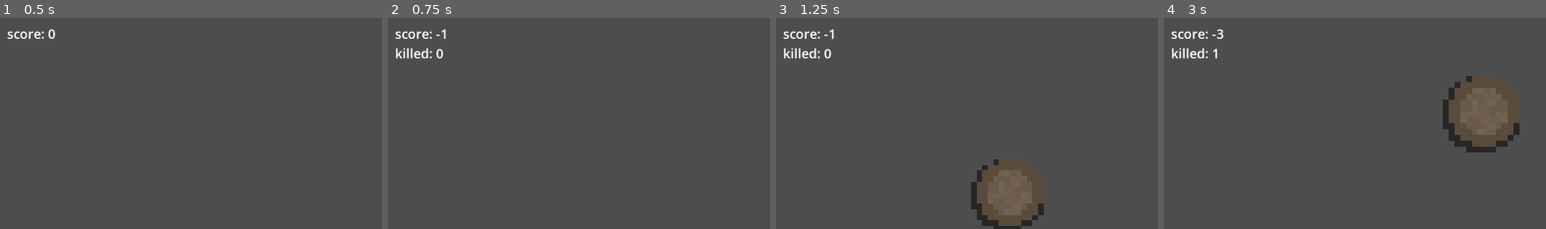
Above: before the commit, frames 1-4 (left to right).
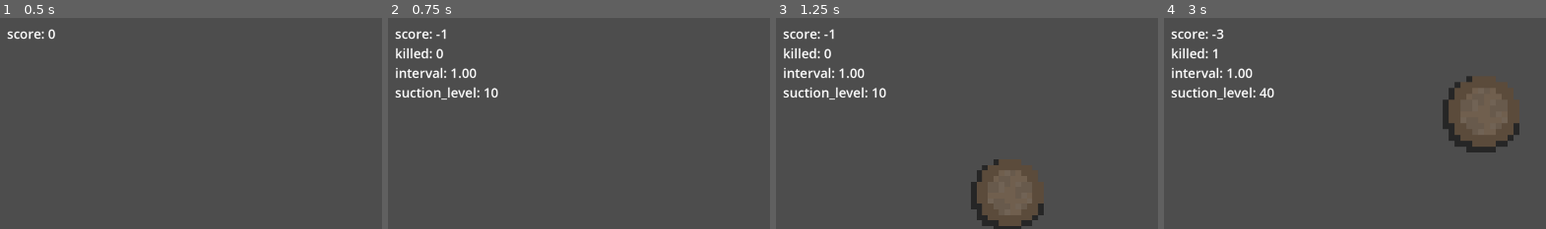
Above: after the commit, the same moments.

Repository: LiRenTech/agile-clicker
Game: Godot game, scene res://main.tscn
Same seed, same stepped clock (60 frames per second), same inputs: the game is played once before the commit and once after it.
Inputs (mouse positions are % of the whole screen's width and height, from its top left):
- Up to frame 1 (0.5 s): no input
- Up to frame 2 (0.75 s): click "提高吸力等级 -1 score" at 0.5 s
- Up to frame 3 (1.25 s): no input
- Up to frame 4 (3 s): click "提高吸力等级 -1 score" at 1.25 s; click "提高吸力等级 -1 score" at 2 s; tap Enter at 2.75 s; move the mouse to (30, 50) at 2.77 s; click (30, 50) at 2.92 s
The pictures show only the part of the screen within x 0-50%, y 7-57%; the shares and areas given below are measured in that part.

Frame 1 is identical in both runs. In frame 2, 1.0% of the frame differs, in the area x 1-29%, y 23-40%; in frame 3, 1.0%; in frame 4, 1.1%.

Commit message:
update: 增加难度

Diff:
--- a/main.gd
+++ b/main.gd
@@ -7,6 +7,7 @@
 var timer_interval = 1.0  # 初始生成间隔
 var split_level = 0  # 击碎分裂等级
 @export var suction_level = 0
+@onready var score_label = $CanvasLayer/ScoreLabel
 
 # 初始化
 func _ready():
@@ -33,7 +34,14 @@
 	ball.connect("ball_expired", Callable(self, "_on_ball_expired"))
 
 func update_ui():
-	$CanvasLayer/ScoreLabel.text = "score: " + str(score) + "\n" + "killed: " + str(killed_count)
+	score_label.text = "score: %d\nkilled: %d\ninterval: %.2f\nsuction_level: %d" % [
+		score,
+		killed_count,
+		timer_interval,
+		suction_level
+	]
+	pass
+
 
 # 点击击杀逻辑
 func _on_ball_clicked():
@@ -46,7 +54,7 @@
 	#var split = split_scene.instantiate()
 	#add_child(split)
 	# 动态调整球生成速度
-	timer_interval = max(0.2, timer_interval * 0.95)  # 每次减少生成间隔
+	timer_interval = max(0.016, timer_interval * 0.95)  # 每次减少生成间隔
 	$Timer.wait_time = timer_interval
 
 # 自然消失扣分逻辑
@@ -74,7 +82,6 @@
 	if !game_active:
 		# 游戏暂停不触发
 		return
-
 	spawn_ball()
 
 
Not shown, changed: .gitignore
Not shown, changed: README.md
